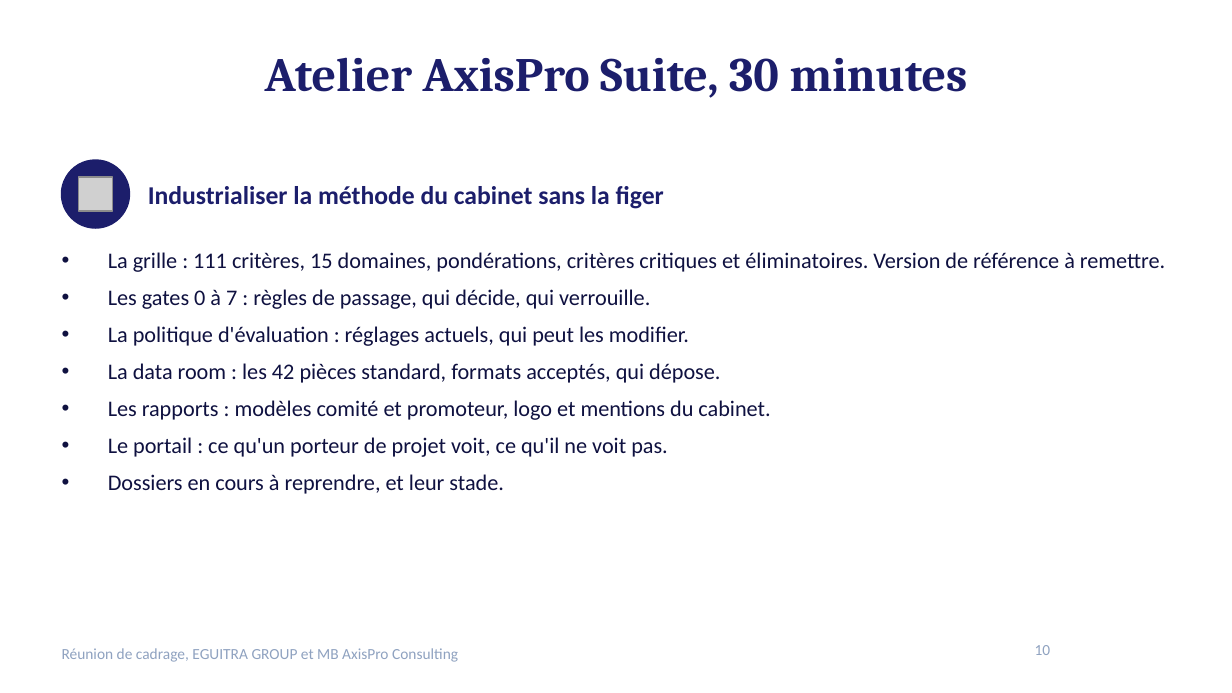
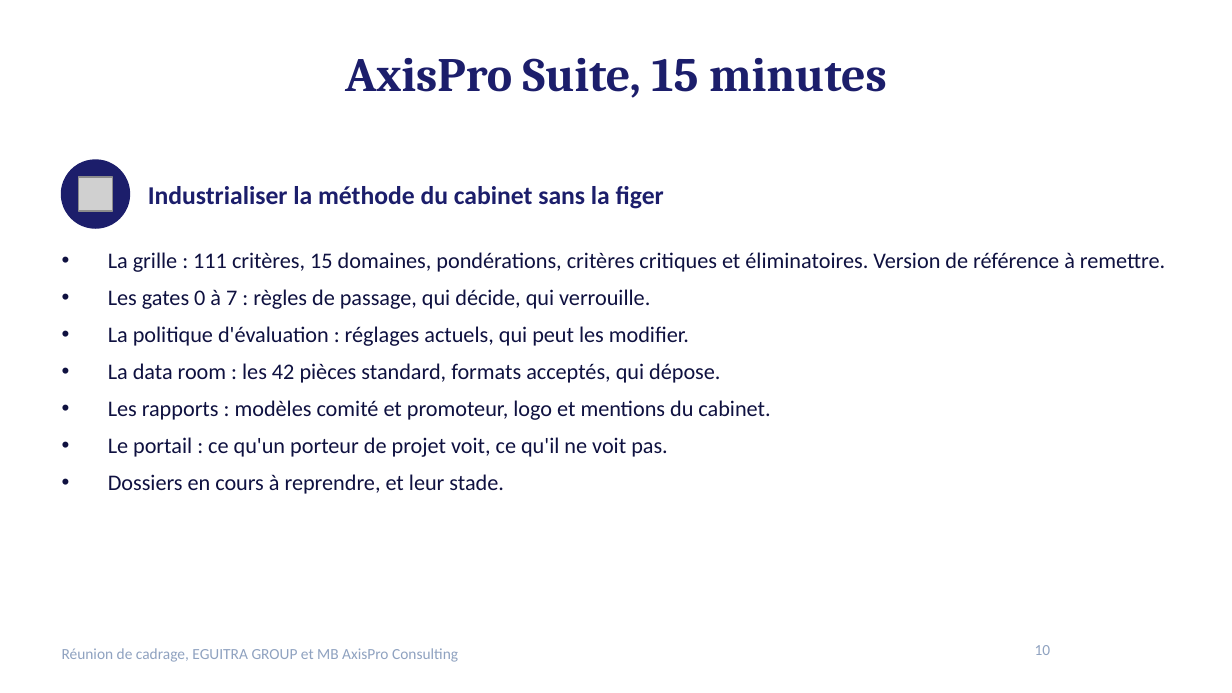
Before and after one commit to MadigbeK/EGUITRA, a slide deck: slide 10 of docs/offre/cadrage/Reunion_de_cadrage_EGUITRA.pptx. Drawn at 1232x693 pixels with LibreOffice and Linux fonts; fonts in the diff are those of the drawing; grey boxes stand for pictures; background and template pictures are left out. Boxes give left, top, right and bottom in pixels: in the first picture for what was removed or moved away, otherwise in the second. Text is boxed around its words. In the diff, an @@ line names an element or a change of style, - is before the commit and + after.

```diff
--- a/docs/offre/cadrage/Reunion_de_cadrage_EGUITRA.pptx
+++ b/docs/offre/cadrage/Reunion_de_cadrage_EGUITRA.pptx
@@ title at (345,58,887,98): text changed @@
-Atelier AxisPro Suite, 30 minutes
+AxisPro Suite, 15 minutes
```
Also in this commit, not shown: 7 other slides changed, 9 other files.
